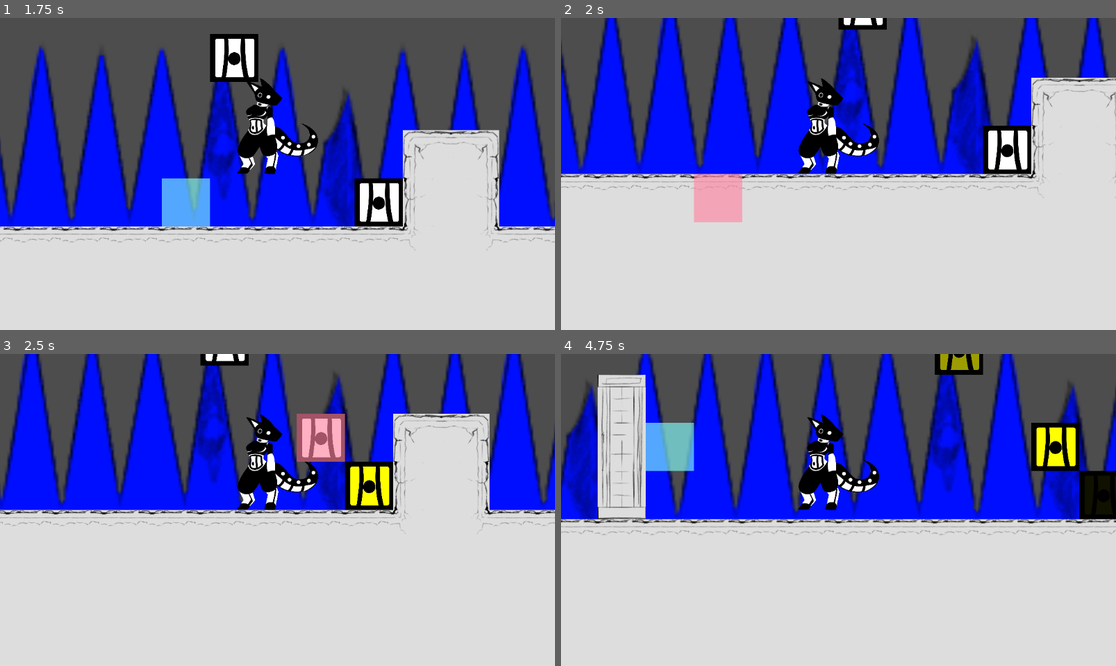
Above: before the commit, frames 1-4 (two rows, left to right).
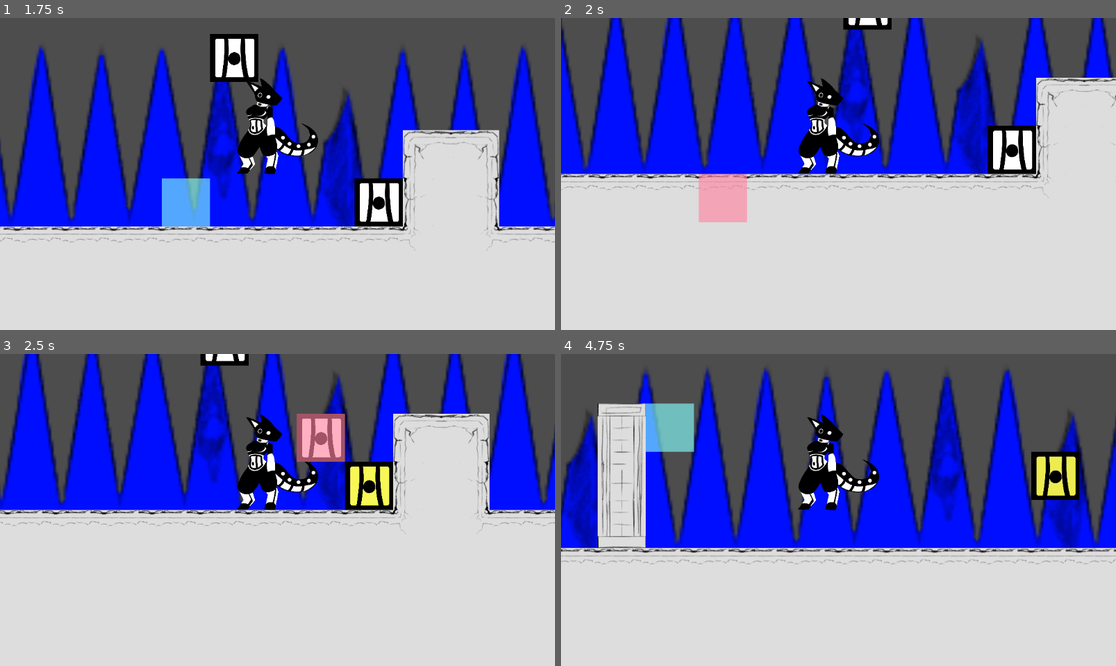
Above: after the commit, the same moments.

Repository: scales-in-git/TeamTime
Game: Godot game, scene res://Scenes/Levels/Debug/DebugLevel.tscn
The game is run twice, just before and just after one commit, with the same random seed, the same clock (stepped at 60 frames per second) and the same inputs. The project has no main scene, so this scene is started directly.
Inputs (mouse positions are in pixels of both pictures, inside the frame that each line leads up to):
- Up to frame 1 (1.75 s): tap Enter at 0.5 s; move the mouse to (399, 158) at 0.52 s; hold D (player_right) 0.53-1.28 s; hold Right mouse button (player_block_delete) 0.53-1.28 s; tap Space (player_jump) at 0.77, 1.52 s; click (399, 158) at 0.8 s; move the mouse to (166, 189) at 1.27 s; hold A (player_left) from 1.28 s (still down); click (166, 189) at 1.35 s; right-click (166, 189) at 1.55 s
- Up to frame 2 (2 s): keep holding A (player_left)
- Up to frame 3 (2.5 s): move the mouse to (333, 441) at 2.02 s; release A (player_left) at 2.03 s; hold D (player_right) from 2.03 s (still down); hold Right mouse button (player_block_delete) from 2.03 s (still down); click (333, 441) at 2.3 s
- Up to frame 4 (4.75 s): tap Space (player_jump) at 2.75, 3.02, 3.77, 4.52 s; move the mouse to (810, 572) at 2.77 s; release Right mouse button (player_block_delete) at 2.78 s; click (810, 572) at 2.85 s; right-click (810, 572) at 3.05 s; move the mouse to (1005, 556) at 3.52 s; release D (player_right) at 3.53 s; hold Right mouse button (player_block_delete) 3.53-4.28 s; hold A (player_left) from 3.53 s (still down); click (1005, 556) at 3.8 s; move the mouse to (672, 463) at 4.27 s; click (672, 463) at 4.35 s; right-click (672, 463) at 4.55 s

Frame 1 is identical in both runs. In frame 2, 16% of the frame differs, in the area x 0-100%, y 0-66%; in frame 3, 0.6%; in frame 4, 30%, in the area x 0-100%, y 0-68%.

Commit message:
You can delete blocks now

Diff:
--- a/Scenes/Characters/Player/Block/PlacedBlock.gd
+++ b/Scenes/Characters/Player/Block/PlacedBlock.gd
@@ -1,25 +1,48 @@
 class_name PlacedBlock
-extends Node2D
+extends StaticBody2D
 
 # Maybe have functions for deleting visually?
 # Either way, this script needs to exist for the class_name.
 
+@onready var animation_player := $%AnimationPlayer
+
+@export var delete_time: float = 0.333
+
+@onready var sprite := $%Sprite
+
+var _last_survivor := false
 
 
-@onready var static_body := $%StaticBody
+# var highlight_for_deletion: bool = false:
+# 	set(val):
+# 		if val == true:
+# 			animation_player.play('highlight_warn_remove')
+# 		elif _last_survivor:
+# 			animation_player.play('highlight_auto_remove')
+# 		else:
+# 			animation_player.stop()
+# 			modulate = Color.WHITE
+# 		highlight_for_deletion = true
+# 	get():
+# 		return highlight_for_deletion
 
 # With animations and stuff
 func fancy_delete():
-	static_body.set_collision_layer_value(1, false)
+	set_collision_layer_value(1, false)
 
 	# Play an audio sound first
 	var tween := get_tree().create_tween()
-	tween.tween_property(self, "modulate", Color.BLACK, 1)
+	tween.tween_property(self, "modulate", Color(Color.BLACK, 0.0), delete_time)
 	tween.tween_callback(queue_free)
 	tween.play()
 
 	return tween
 
+func clear_highlight():
+	animation_player.stop()
+	sprite.modulate = Color.WHITE
 
 func highlight_as_last():
-	modulate = Color.YELLOW
+	animation_player.play("highlight_auto_remove")
+	_last_survivor = true
+	# modulate = Color.YELLOW
--- a/Scenes/Characters/Player/Block/PlacedBlock.tscn
+++ b/Scenes/Characters/Player/Block/PlacedBlock.tscn
@@ -1,25 +1,84 @@
-[gd_scene load_steps=4 format=3 uid="uid://bwp2sn1n0w8v7"]
+[gd_scene load_steps=8 format=3 uid="uid://bwp2sn1n0w8v7"]
 
 [ext_resource type="Script" uid="uid://bf4g4ka66u7cu" path="res://Scenes/Characters/Player/Block/PlacedBlock.gd" id="1_2xe80"]
 [ext_resource type="Texture2D" uid="uid://dsex8cebsh3gw" path="res://Scenes/Characters/Player/Block/DebugBlock.png" id="1_uumfr"]
 
+[sub_resource type="Animation" id="Animation_2xe80"]
+resource_name = "highlight_auto_remove"
+length = 4.0
+loop_mode = 1
+tracks/0/type = "value"
+tracks/0/imported = false
+tracks/0/enabled = true
+tracks/0/path = NodePath("Sprite:modulate")
+tracks/0/interp = 1
+tracks/0/loop_wrap = true
+tracks/0/keys = {
+"times": PackedFloat32Array(0, 2, 4),
+"transitions": PackedFloat32Array(1, 1, 1),
+"update": 0,
+"values": [Color(1, 1, 0.356863, 1), Color(0.59, 0.59, 0.1357, 1), Color(1, 1, 0.356863, 1)]
+}
+
+[sub_resource type="Animation" id="Animation_lydrc"]
+length = 0.001
+tracks/0/type = "value"
+tracks/0/imported = false
+tracks/0/enabled = true
+tracks/0/path = NodePath("Sprite:modulate")
+tracks/0/interp = 1
+tracks/0/loop_wrap = true
+tracks/0/keys = {
+"times": PackedFloat32Array(0),
+"transitions": PackedFloat32Array(1),
+"update": 0,
+"values": [Color(1, 1, 1, 1)]
+}
+
+[sub_resource type="Animation" id="Animation_b5tew"]
+resource_name = "highlight_warn_remove"
+length = 4.0
+loop_mode = 1
+tracks/0/type = "value"
+tracks/0/imported = false
+tracks/0/enabled = true
+tracks/0/path = NodePath("Sprite:modulate")
+tracks/0/interp = 1
+tracks/0/loop_wrap = true
+tracks/0/keys = {
+"times": PackedFloat32Array(0, 2.03333, 4.03333),
+"transitions": PackedFloat32Array(1, 1, 1),
+"update": 0,
+"values": [Color(1, 0.36, 0.36, 1), Color(0.59, 0.1357, 0.1357, 1), Color(1, 0.36, 0.36, 1)]
+}
+
+[sub_resource type="AnimationLibrary" id="AnimationLibrary_b5tew"]
+_data = {
+&"RESET": SubResource("Animation_lydrc"),
+&"highlight_auto_remove": SubResource("Animation_2xe80"),
+&"highlight_warn_remove": SubResource("Animation_b5tew")
+}
+
 [sub_resource type="RectangleShape2D" id="RectangleShape2D_uumfr"]
 size = Vector2(100, 100)
 
-[node name="PlacedBlock" type="Node2D"]
+[node name="PlacedBlock" type="StaticBody2D"]
 script = ExtResource("1_2xe80")
 
-[node name="Sprite2D" type="Sprite2D" parent="."]
+[node name="Sprite" type="Sprite2D" parent="."]
+unique_name_in_owner = true
 z_index = 1
 scale = Vector2(0.2, 0.2)
 texture = ExtResource("1_uumfr")
 centered = false
 
-[node name="StaticBody" type="StaticBody2D" parent="."]
+[node name="AnimationPlayer" type="AnimationPlayer" parent="."]
 unique_name_in_owner = true
-collision_layer = 3
-collision_mask = 3
+libraries = {
+&"": SubResource("AnimationLibrary_b5tew")
+}
+playback_default_blend_time = 0.2
 
-[node name="CollisionShape2D" type="CollisionShape2D" parent="StaticBody"]
+[node name="CollisionShape2D" type="CollisionShape2D" parent="."]
 position = Vector2(50, 50)
 shape = SubResource("RectangleShape2D_uumfr")
--- a/Scenes/Characters/Player/BlockPlaceHelper.gd
+++ b/Scenes/Characters/Player/BlockPlaceHelper.gd
@@ -16,12 +16,17 @@
 var can_place_block := false
 var placed_block_queue: Array[PlacedBlock] = []
 
+# Would be of type PlacedBlock but you can't set typed vars to null (annoyingly)
+var highlighted_block
+
 func set_max_blocks(_max_blocks: int):
 	max_placeable_blocks = _max_blocks
 	# TODO: destroy current blocks if there's more blocks placed than allowed
 
 # Append and pop_front
 func _input(event: InputEvent):
+	var blocks_changed := false
+
 	if event.is_action_pressed("player_block_place") and can_place_block:
 		var new_block := _PlacedBlock.instantiate()
 		new_block.global_position = block_collision_detector.global_position
@@ -34,6 +39,15 @@
 			# Debug default position
 			get_tree().root.get_child(0).add_child(new_block)
 		placed_block_queue.append(new_block)
+		blocks_changed = true
+
+	if event.is_action_pressed('player_block_delete') and highlighted_block:
+		placed_block_queue.erase(highlighted_block)
+		highlighted_block.fancy_delete()
+		blocks_changed = true
+
+	if blocks_changed:
+		placed_block_queue.front().clear_highlight()
 
 		# Don't show what will be deleted if player can only place one; they'll know it'll be removed.
 		if placed_block_queue.size() == max_placeable_blocks and max_placeable_blocks > 1:
@@ -58,9 +72,26 @@
 
 	block_collision_detector.global_position = new_pos
 
+	# TODO: we already have a "bad place block indicator", that might be much, much cleaner than messing with
+	# animations, especially since this is a bit messy.
 	if block_collision_detector.has_overlapping_bodies():
 		good_indicator.visible = false
 		bad_indicator.visible = true
+
+		var get_overlapping_bodies = block_collision_detector.get_overlapping_bodies()
+		if highlighted_block and highlighted_block not in get_overlapping_bodies:
+			# highlighted_block.highlight_for_deletion = false
+			highlighted_block = null
+
+		for body in block_collision_detector.get_overlapping_bodies():
+			if body is PlacedBlock and not highlighted_block:
+				highlighted_block = body
+				# highlighted_block.highlight_for_deletion = true
+	elif highlighted_block:
+		# highlighted_block.highlight_for_deletion = false
+		highlighted_block = null
+
+
 	else:
 		good_indicator.visible = true
 		bad_indicator.visible = false
--- a/Scenes/Characters/Player/Player.tscn
+++ b/Scenes/Characters/Player/Player.tscn
@@ -5,7 +5,7 @@
 [ext_resource type="Script" uid="uid://c7y84gs01fdxh" path="res://Scenes/Characters/Player/BlockPlaceHelper.gd" id="3_gqvyu"]
 
 [sub_resource type="RectangleShape2D" id="RectangleShape2D_8y2kw"]
-size = Vector2(80, 200)
+size = Vector2(80, 190)
 
 [sub_resource type="RectangleShape2D" id="RectangleShape2D_gqvyu"]
 size = Vector2(95, 95)
@@ -26,7 +26,7 @@
 [node name="Camera2D" type="Camera2D" parent="."]
 
 [node name="CollisionShape2D" type="CollisionShape2D" parent="."]
-position = Vector2(0, -100)
+position = Vector2(0, -95)
 shape = SubResource("RectangleShape2D_8y2kw")
 
 [node name="BlockPlaceHelper" type="Node2D" parent="."]
